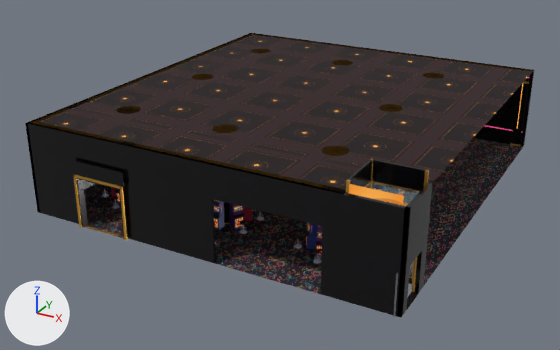
Renders of the glTF model tools/paquet_essai/casino_minuit/decor/zone-R-MACHINES.glb from each side of a commit.
The view is the same before and after, from a 50 mm lens placed at (-8.6, -40.3, 19.8), pointed at (-29.9, -1.6, 0.5). Lighting does not change. The marker at lower left points along +X, +Y and +Z. The first picture is the older version. Where no turn or scale is listed for an object, it has been applied to the vertices.

Names of what the first picture shows: 'static', 'static.001', 'static.002', 'static.010', 'static.013' and 6 more.
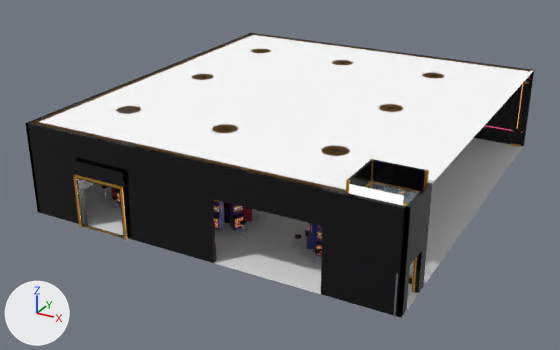
What differs and where, as boxes [x1, y1, x2, y2] in the pictures (560 x 350 px):
'static.001', surface changed (lighter): [29, 34, 533, 194] in both
'static', surface changed (black to grey): [84, 138, 524, 294] in both
'static.010', surface changed (orange to white): [349, 184, 404, 205] in both

What changed in the scene script:
```text
Add img_matiere_png:
    img_matiere_png = load_image('matiere.png', 'tex/matiere.png', 1, 1, 'sRGB')
Change mat_b_t_moquettee:
    where n3 = _N.new('ShaderNodeTexImage'); n3.name = 'Image Texture'
    n3.image: img_94f721fe08277b10_png -> img_matiere_png
Change mat_da_plafondbas:
    mat_da_plafondbas.texture: img_9be791e16c2f94d6_png -> img_matiere_png
Change mat_nt_da_onyx:
    where n5 = _N.new('ShaderNodeTexImage'); n5.name = 'Image Texture'
    n5.image: img_753cc1013b0041ec_png -> img_matiere_png
```
